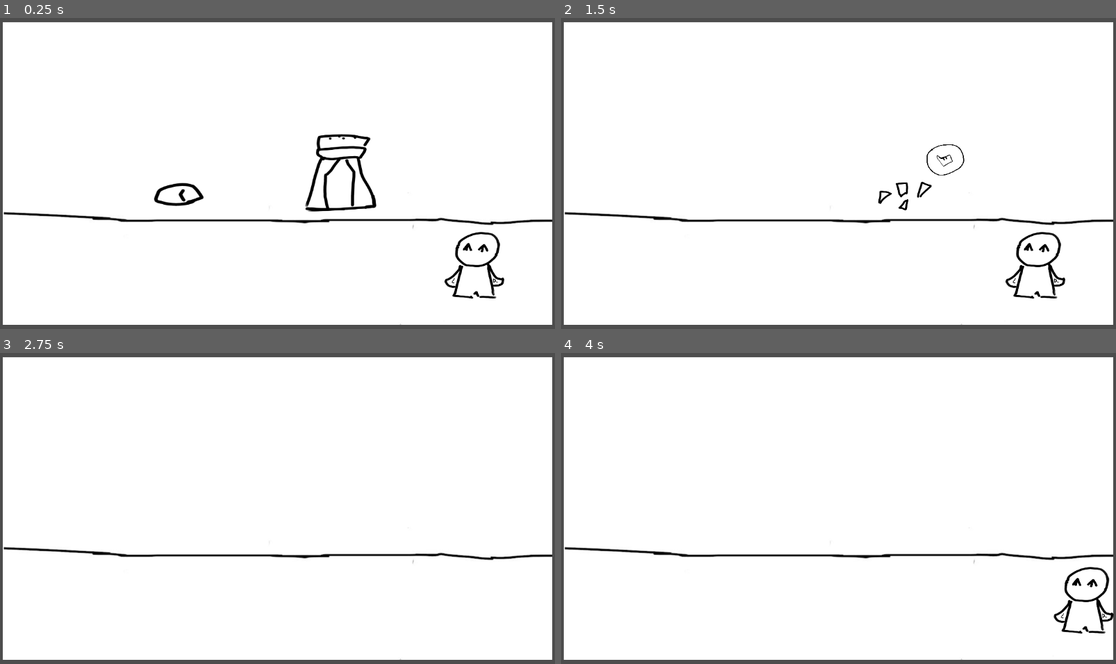
Above: before the commit, frames 1-4 (two rows, left to right).
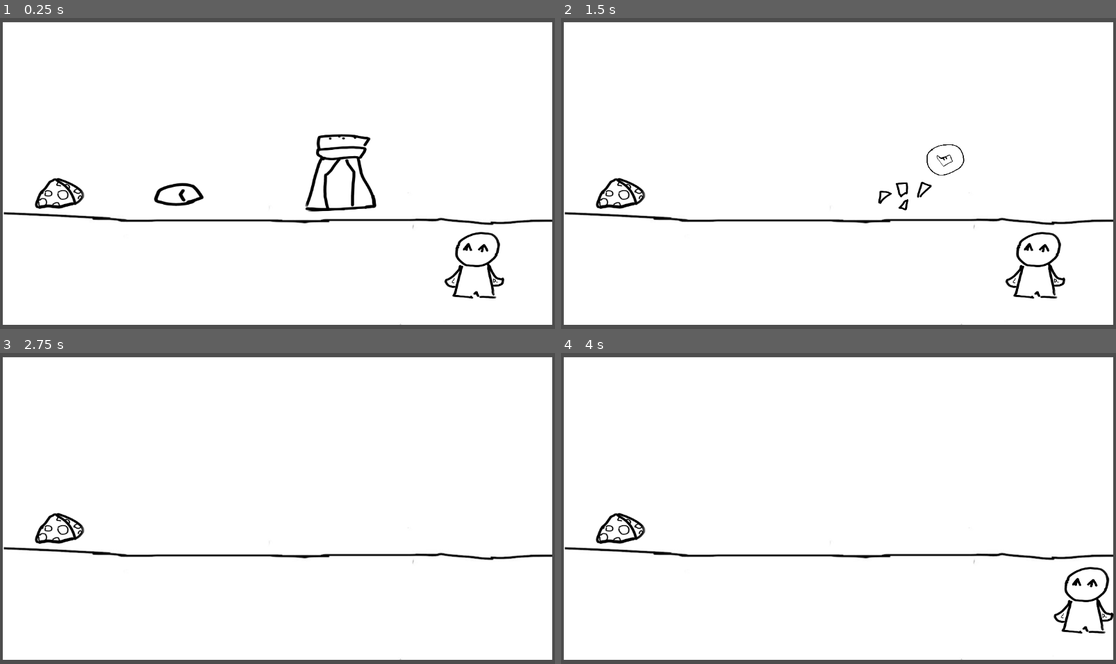
Above: after the commit, the same moments.

Repository: DeltaLyra/WitchIllusionGame
Game: Godot game, scene res://Scenes/level.tscn
The game is run twice, just before and just after one commit, with the same random seed, the same clock (stepped at 60 frames per second) and the same inputs.
Inputs (mouse positions are in pixels of both pictures, inside the frame that each line leads up to):
- Up to frame 1 (0.25 s): no input
- Up to frame 2 (1.5 s): tap Enter at 0.5 s; drag from (755, 173) to (916, 161) at 0.52 s; tap Space at 1.25 s; drag from (916, 161) to (810, 235) at 1.27 s
- Up to frame 3 (2.75 s): tap Enter at 2 s; move the mouse to (355, 511) at 2.02 s; press the mouse at (355, 511) at 2.03 s; hold Right (MoveRight) from 2.03 s (still down)
- Up to frame 4 (4 s): release Right (MoveRight) at 2.75 s; release the mouse at (916, 511) at 2.75 s; drag from (810, 570) to (672, 461) at 2.77 s; tap Space at 3.5 s; move the mouse to (1005, 555) at 3.52 s; press the mouse at (1005, 555) at 3.53 s; hold Left (MoveLeft) from 3.53 s (still down)

The runs differ from the first frame. In frame 1, 0.4% of the frame differs, in the area x 6-16%, y 51-62%; in frame 2, 0.4%; in frame 3, 0.4%; in frame 4, 0.4%.

Commit message:
Realized new scripts werent needed for every instance of a scene; simplified by making variables that need to change for every instanced (ex the name of the item) global and editable right from the editor

Diff:
--- a/gamejamgame/Scenes/level.tscn
+++ b/gamejamgame/Scenes/level.tscn
@@ -1,10 +1,12 @@
-[gd_scene load_steps=7 format=3 uid="uid://d3yhbyfep3711"]
+[gd_scene load_steps=9 format=3 uid="uid://d3yhbyfep3711"]
 
+[ext_resource type="Script" uid="uid://cvgi2ir73vyr5" path="res://Scripts/example_singal_receiver.gd" id="1_754fn"]
 [ext_resource type="Texture2D" uid="uid://dxyrjlxx8l7f4" path="res://Assets/PlaceHolderBackground.jpg" id="1_tumq0"]
 [ext_resource type="PackedScene" uid="uid://dtouevoed70gg" path="res://Scenes/player.tscn" id="2_k5f4k"]
 [ext_resource type="PackedScene" uid="uid://c7yhf5wpwcl0y" path="res://Scenes/pickup_object.tscn" id="3_6phgx"]
 [ext_resource type="PackedScene" uid="uid://qantuhs3r4hy" path="res://Scenes/alert_object.tscn" id="4_81xng"]
-[ext_resource type="Script" uid="uid://dunl6ecp1o7w" path="res://Scripts/SceneInstanceScripts/alert_object.gd" id="5_wqkje"]
+[ext_resource type="Texture2D" uid="uid://ch7rijln6guf3" path="res://Assets/PlaceHolderGlassPile.png" id="5_0f350"]
+[ext_resource type="Texture2D" uid="uid://bea3nnsev4jdv" path="res://Assets/PlaceHolderCheeseItem.png" id="6_754fn"]
 
 [sub_resource type="WorldBoundaryShape2D" id="WorldBoundaryShape2D_pojwb"]
 normal = Vector2(0, 1)
@@ -31,7 +33,23 @@
 
 [node name="Rock" parent="." instance=ExtResource("3_6phgx")]
 position = Vector2(265, 364)
+item_name = "rock"
+
+[node name="Cheese" parent="." instance=ExtResource("3_6phgx")]
+position = Vector2(65, 366)
+item_name = "cheese"
+item_image = ExtResource("6_754fn")
 
 [node name="SaltShaker" parent="." instance=ExtResource("4_81xng")]
 position = Vector2(537, 367)
-script = ExtResource("5_wqkje")
+will_be_pickup = true
+pickup_texture = ExtResource("5_0f350")
+pickup_name = "glass"
+
+[node name="example_signal_receiver" type="Node2D" parent="."]
+script = ExtResource("1_754fn")
+
+[connection signal="got_item" from="Rock" to="example_signal_receiver" method="_on_rock_got_item"]
+[connection signal="got_item" from="Cheese" to="example_signal_receiver" method="_on_cheese_got_item"]
+
+[editable path="SaltShaker"]
--- /dev/null
+++ b/gamejamgame/Scenes/pickup_object.gd
@@ -0,0 +1,6 @@
+extends "res://Scripts/pickup_object.gd"
+
+
+# Called when the node enters the scene tree for the first time.
+func _ready() -> void:
+	item.texture = preload("res://Assets/PlaceHolderCheeseItem.png")
--- a/gamejamgame/Scripts/SceneInstanceScripts/alert_object.gd
+++ /dev/null
@@ -1,5 +0,0 @@
-extends "res://Scripts/alert_object.gd"
-func _ready():
-	will_be_pickup = true
-	pickup_texture =  preload("res://Assets/PlaceHolderGlassPile.png")
-	super() #Does what original parent script did in _ready function, aka set values to position and parent variables
--- a/gamejamgame/Scripts/alert_object.gd
+++ b/gamejamgame/Scripts/alert_object.gd
@@ -4,33 +4,29 @@
 const PICKUP_OBJECT = preload("res://Scenes/pickup_object.tscn") #Load the pickup object scene since some of these items will become pickups after being interacted with. Instantiate later.
 var alert_object_parent #To hold the parent of this object (the level) so we can add the pickup object to it. Dont get parent yet though ot it'll give us null
 var alert_object_pos #so we can put the pickup object in the same spot. only give value once ready
-var will_be_pickup = false #Wont become a pickup by default, change if its supposed to become one
-var pickup_texture = preload("res://Assets/PlaceHolderRockItem.png") #The new texture of the pickup item this will become, if it becomes a pickup item. Given a value in instances of this scene, rock is just a placeholder
-
+@export var will_be_pickup = false #Wont become a pickup by default, change if its supposed to become one
+@export var pickup_texture = preload("res://Assets/PlaceHolderRockItem.png") #The new texture of the pickup item this will become, if it becomes a pickup item. Given a value in instances of this scene, rock is just a placeholder
+@export var pickup_name: String # variable for the name of the pickup object the alert object will become. Used for inventory management
 func _ready():
 	alert_object_parent = get_parent() #Only give var a value once its ready so we dont get null
 	alert_object_pos = position #Also need to do when ready so it actually has a position to give
 #When the item is hovered over, the click icon will appear. When it leaves, it will disappear.
 func _on_mouse_entered() -> void:
 	icon.visible = true
-	print(alert_object_parent)
 
 func _on_mouse_exited() -> void:
 	icon.visible = false
 
 func _on_input_event(viewport: Node, event: InputEvent, shape_idx: int) -> void:
 	#We don't need to use the information from any of these parameters except the input type to check it was a mouse click. We don't care what shape is being clicked or what viewport it's in.
-	#Using an action I defined in input map because it's simpler than using the button index stuff... work smarter not harder kids
-	#Tried using echo to prevent it from firing multiple times
-	#It still fired multiple times... but we remove the item before you release it anyway so we don't worry about that ;)
+	#Using an action I defined in input map because it's simpler than using the button index stuff
 	if event.is_action_pressed("LeftMouseClick"):
 		print("Triggered alert event!")
-		#item.texture = PLACE_HOLDER_GLASS_PILE
-		visible = false
+		queue_free()
 		if will_be_pickup:
 			var pickup_object = PICKUP_OBJECT.instantiate() #Instantiate a pickup item scene so we can add it
+			pickup_object.position = alert_object_pos #set position equal to the alert objects position
+			pickup_object.item_image = pickup_texture #Item image is a variable hat is assigned as the item sprite's texture
+			pickup_object.item_name = pickup_name
 			alert_object_parent.add_child(pickup_object) #add as a child to the level (the parent of this scene)
-			pickup_object.position = alert_object_pos #set position equal to the alert objects position
-			pickup_object.item.texture = pickup_texture
-			queue_free()
 			print("Worked :D")
--- /dev/null
+++ b/gamejamgame/Scripts/example_singal_receiver.gd
@@ -0,0 +1,14 @@
+extends Node2D
+
+#To have something listen for the got_item signal:
+#1. Have the listener in the same tree as an item
+#2. Select the item. On the left hand side, click the node tab and click got_item twice
+#3. Double click the desired listener on the list of nodes
+#4. Change the generated function to do what you want in reponse to the signal
+
+func _on_rock_got_item(item_name: String) -> void:
+	print("Got " + item_name)
+
+
+func _on_cheese_got_item(item_name: String) -> void:
+	print("Got " + item_name)
--- a/gamejamgame/Scripts/pickup_object.gd
+++ b/gamejamgame/Scripts/pickup_object.gd
@@ -2,7 +2,13 @@
 
 @onready var icon: Sprite2D = $Icon
 @onready var item: Sprite2D = $Item
+@export var item_name: String #Variable for the items name so we can send it when emitting out got_item signal
+@export var item_image = preload("res://Assets/PlaceHolderRockItem.png")
+@export var node_name = "rock"
+signal got_item(item_name: String) #Signal to indicate item has been clicked on, used to know whent o add to inventory and parameter is for what to add to inventory
 
+func _ready():
+	item.texture = item_image
 
 #When the item is hovered over, the click icon will appear. When it leaves, it will disappear.
 func _on_mouse_entered() -> void:
@@ -16,5 +22,7 @@
 	#Using an action I defined in input map because it's simpler than using the button index stuff
 	#FIXED THAT MULTIPLE CLICK FIRING BUG!!
 	if event.is_action_pressed("LeftMouseClick"):
+
+		got_item.emit(item_name)
 		print("Got item!")
 		queue_free()
--- /dev/null
+++ b/gamejamgame/script_templates/Area2D/pickup_object.gd
@@ -0,0 +1,7 @@
+extends "res://Scripts/pickup_object.gd"
+
+
+
+func _ready() -> void:
+	item.texture = preload("res://Assets/PlaceHolderRockItem.png") #replace with preload of item's image (to get this quickly drag the image into the script and release while holding ctrl
+	item_name = "rock" # replace with item name
Not shown, added: gamejamgame/Scenes/pickup_object.gd.uid
Not shown, removed: gamejamgame/Scripts/SceneInstanceScripts/alert_object.gd.uid
Not shown, added: gamejamgame/Scripts/example_singal_receiver.gd.uid
Not shown, added: gamejamgame/script_templates/Area2D/pickup_object.gd.uid
